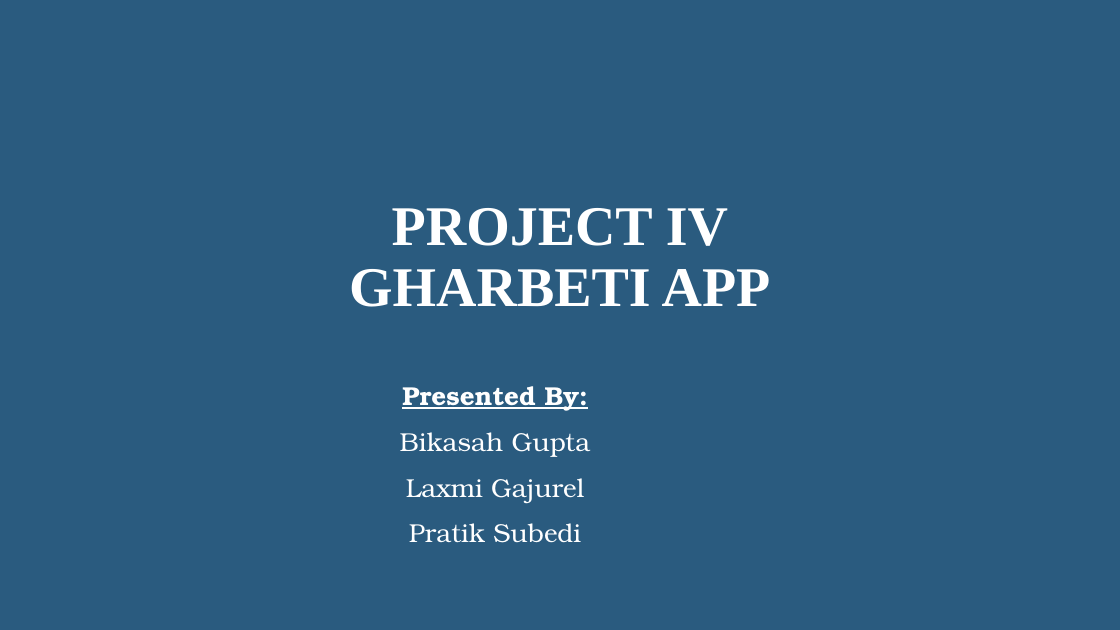
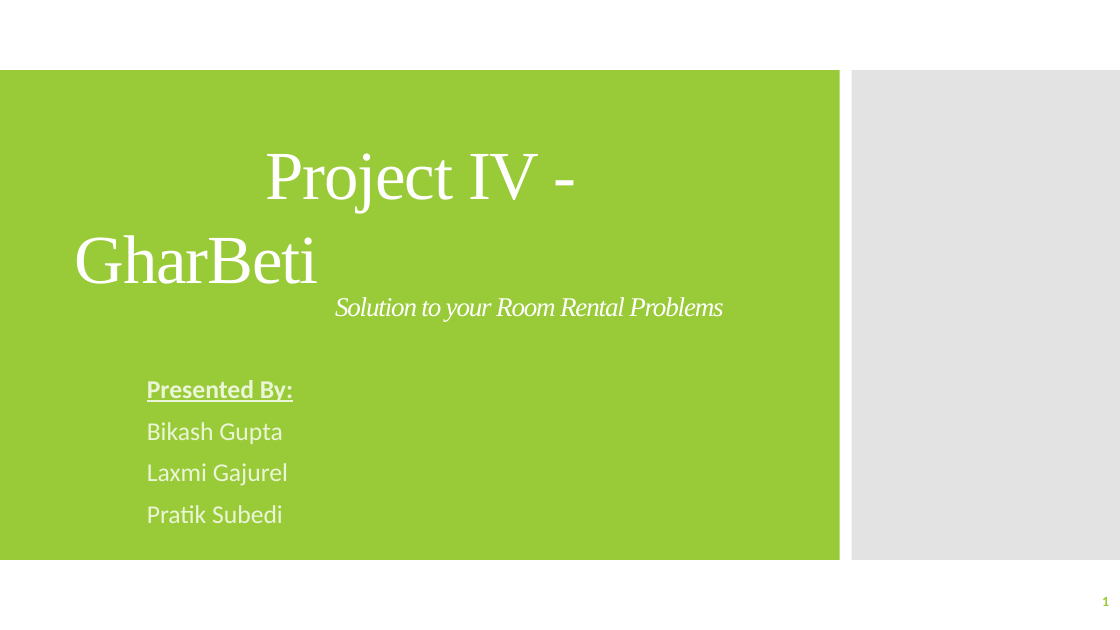
Before and after one commit to Sbdpratik/gharbeti, a slide deck: slide 1 of GharBeti.pptx. Drawn at 1120x630 pixels with LibreOffice and Linux fonts; fonts in the diff are those of the drawing. Boxes give left, top, right and bottom in pixels: in the first picture for what was removed or moved away, otherwise in the second. Text is boxed around its words. In the diff, an @@ line names an element or a change of style, - is before the commit and + after.

```diff
--- a/GharBeti.pptx
+++ b/GharBeti.pptx
@@ background #2A5B7F to #FFFFFF @@
@@ rectangle added at (0,70,840,560), fill #99CB38 @@
@@ rectangle added at (852,70,1120,560), fill #C8C8C8 at 50% opacity @@
@@ title at (75,153,723,321): text changed; size 48 to 40 pt; bold off; italic on @@
-PROJECT IV
-GHARBETI APP
+Project IV -
+GharBeti Solution to your Room Rental Problems
@@ subtitle at (147,380,293,523): size 22.2 to 22 pt, font TeX Gyre Bonum to Calibri, text colour #FFFFFF to #EBF5D7 in "Presented By:", "Laxmi Gajurel", "Pratik Subedi"; alignment centre to left; line spacing 1.1 to 0.9; more space between paragraphs @@
@@ subtitle at (147,422,282,444): text changed; size 22.2 to 22 pt; font TeX Gyre Bonum to Calibri; text colour #FFFFFF to #EBF5D7 @@
-Bikasah Gupta
+Bikash Gupta
@@ page number added at (1102,597,1109,606), 12 pt, text #99CB38, bold @@
+1
```
Also in this commit, not shown: 3 other slides changed, 8 slides added, 7 slides removed, 1 other file.
